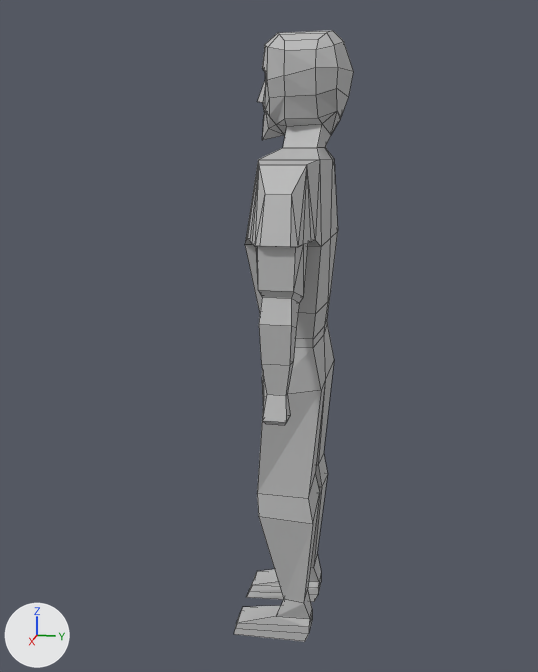
Before and after pictures for a commit that changed the Blender file ANIMATIONS/COMBAT ANIMATIONS/block_attack_anim.blend.
Camera for both pictures: a 50 mm lens placed at (2.299, 0.368, 1.571), pointed at (0.02, -0.088, 1.001). Arrows for +X, +Y and +Z are at lower left; the lights stay in place. Mesh edges are drawn as thin lines.
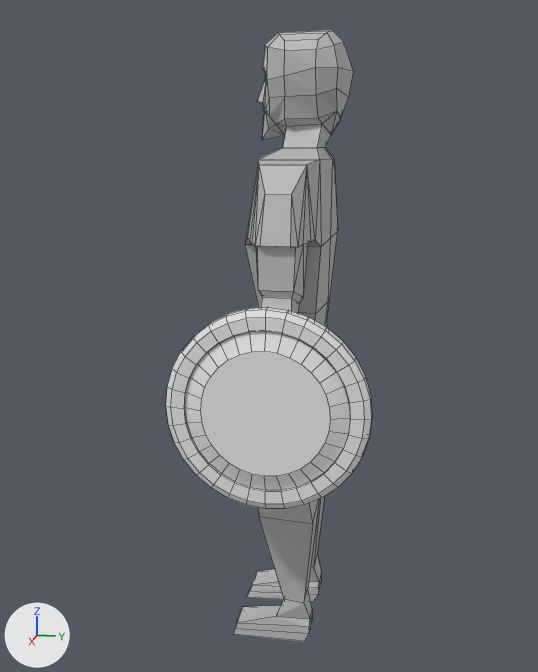
Location of each change, [x1, y1, x2, y2] in pixels of the pictures (538 x 672 px):
'Cube.001', added
    after: [166, 307, 372, 509]

Edits to the bpy script that builds the scene:
```text
Add me_cube_001:
    me_cube_001.from_pydata(...)  # 256 vertices, 224 faces; spans x -4.6..4.6, y -1.0..5.8, z -26.2..26.2
Add ob_cube_001:
    ob_cube_001 = bpy.data.objects.new('Cube.001', me_cube_001)
    ob_cube_001.location = (0.384, -0.015, 0.889)
    ob_cube_001.rotation_euler = (0.0, 0.0, -1.571)  # degrees (0, 0, -90)
    ob_cube_001.scale = (0.0617, 0.0108, 0.0108)
```
